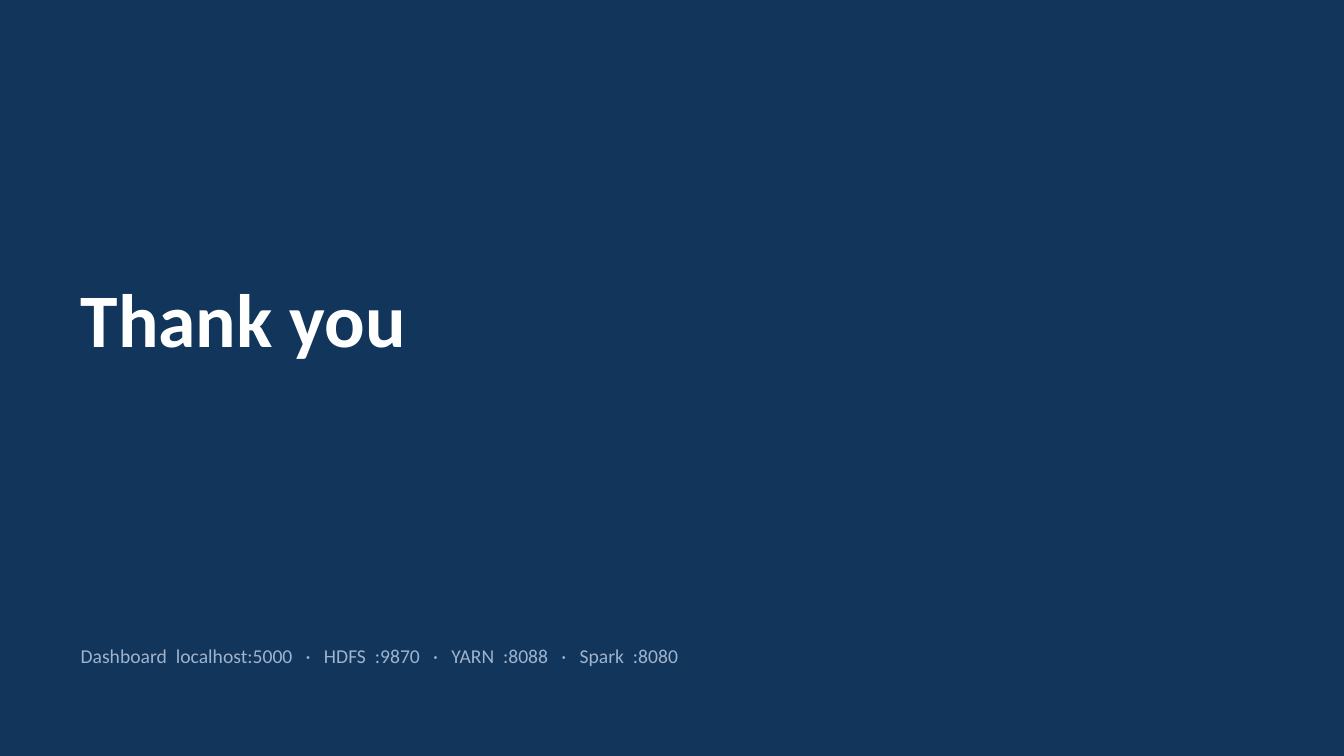
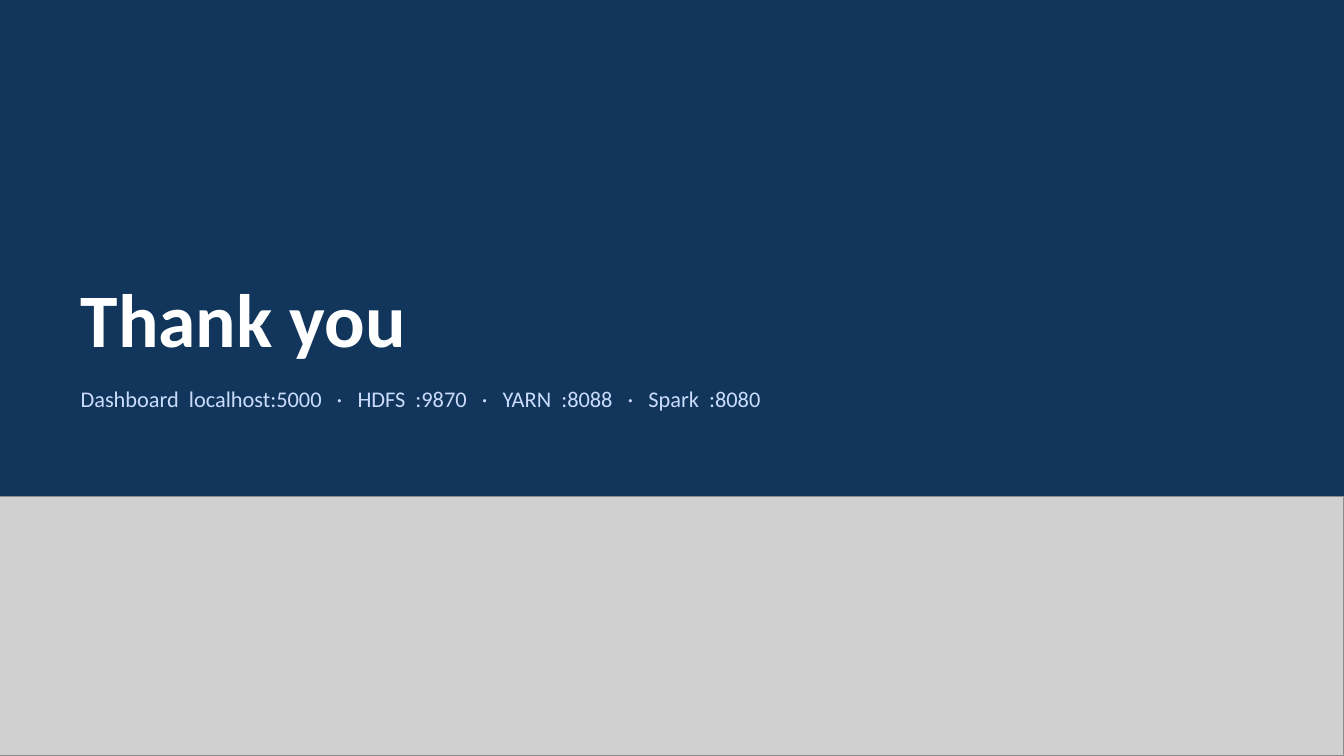
Before and after one commit to gauriiiiiiiiiiii/CoviSpark, a slide deck: slide 16 of documentation/CoviSpark_Presentation.pptx (slide 14 before the commit). Drawn at 1344x756 pixels with LibreOffice and Linux fonts; fonts in the diff are those of the drawing; grey boxes stand for pictures. Boxes give left, top, right and bottom in pixels: in the first picture for what was removed or moved away, otherwise in the second. Text is boxed around its words. In the diff, an @@ line names an element or a change of style, - is before the commit and + after.

```diff
--- a/documentation/CoviSpark_Presentation.pptx
+++ b/documentation/CoviSpark_Presentation.pptx
@@ text "Dashboard localhost:5000 · HDFS :9870 ...": place and size @@
-text "Dashboard localhost:5000 · HDFS :9870 ..." at [81, 649, 678, 666]
+text "Dashboard localhost:5000 · HDFS :9870 ..." at [81, 391, 760, 411]
@@ text "Dashboard localhost:5000 · HDFS :9870 ..." at [81, 391, 760, 411]: size 14 to 16 pt, text colour #9FB3CC to #CADCFC @@
@@ picture added at [0, 496, 1344, 756] @@
```
Also in this commit, not shown: 7 other slides changed, 2 slides added, 1 other file.
